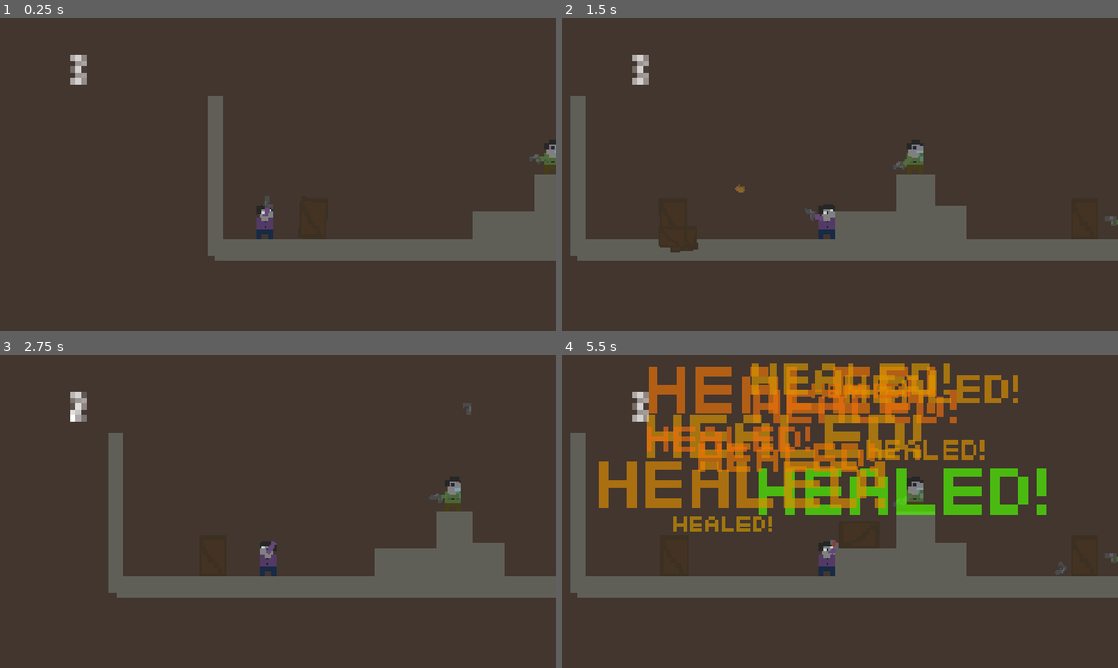
Above: before the commit, frames 1-4 (two rows, left to right).
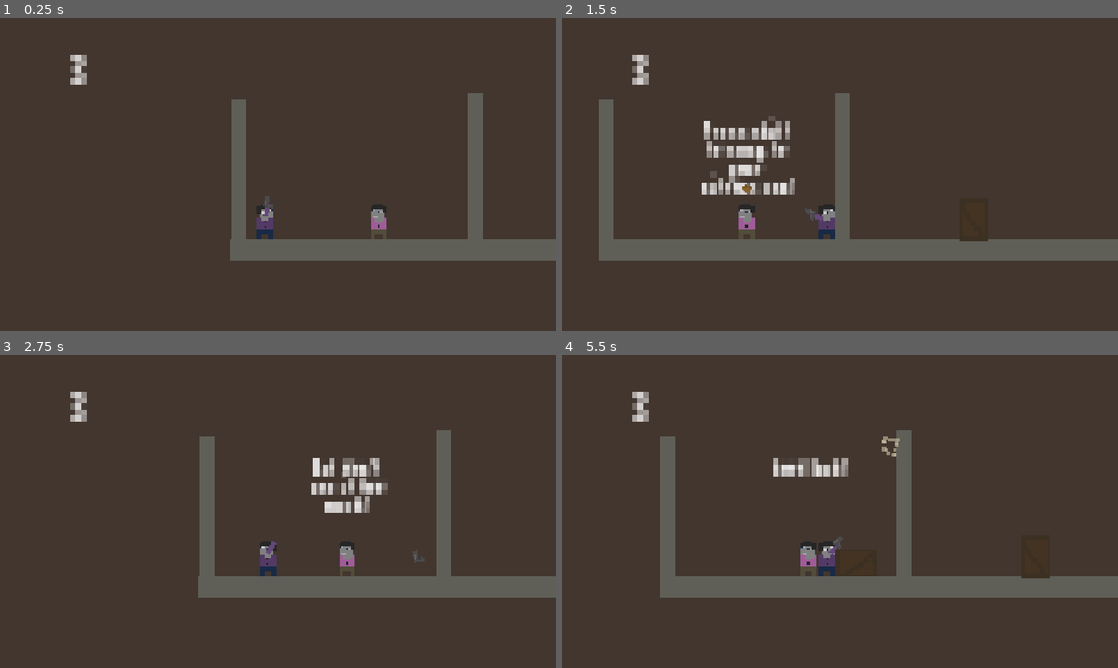
Above: after the commit, the same moments.

Repository: sawyergrimm/STGrimmFOGPII
Game: Godot game, scene res://Assets/Scenes/MainTest.tscn
Same seed, same stepped clock (60 frames per second), same inputs: the game is played once before the commit and once after it.
Inputs (mouse positions are in pixels of both pictures, inside the frame that each line leads up to):
- Up to frame 1 (0.25 s): no input
- Up to frame 2 (1.5 s): tap Enter (ui_accept) at 0.5, 0.77 s; move the mouse to (962, 158) at 0.52 s; hold D (ui_right) from 0.53 s (still down); tap E (Interact, bound only after the commit) at 0.6 s; click (962, 158) at 0.67 s; move the mouse to (728, 190) at 1.27 s; click (728, 190) at 1.35 s
- Up to frame 3 (2.75 s): tap Enter (ui_accept) at 1.52, 2 s; tap E (Interact, bound only after the commit) at 1.55, 2.3 s; move the mouse to (333, 442) at 2.02 s; release D (ui_right) at 2.03 s; hold A (ui_left) from 2.03 s (still down); right-click (333, 442) at 2.1 s
- Up to frame 4 (5.5 s): move the mouse to (812, 574) at 2.77 s; release A (ui_left) at 2.78 s; hold D (ui_right) 2.78-4.28 s; tap Shift (Shift) at 2.85 s; click (812, 574) at 2.92 s; tap Enter (ui_accept) at 3.02, 3.5, 3.77, 4.52 s; tap E (Interact, bound only after the commit) at 3.05, 3.8, 4.35, 5.3 s; move the mouse to (1006, 558) at 3.52 s; tap B (SpawnBlock) at 3.6 s; move the mouse to (673, 464) at 4.27 s; hold A (ui_left) 4.28-5.03 s; move the mouse to (867, 511) at 5.02 s; hold D (ui_right) from 5.03 s (still down); tap F at 5.1 s; click (867, 511) at 5.17 s

The runs differ from the first frame. In frame 1, 5.8% of the frame differs, in the area x 37-100%, y 24-78%; in frame 2, 9.2%; in frame 3, 8.4%; in frame 4, 26%, in the area x 1-100%, y 2-78%.

Commit message:
Started adding an NPC with tutorial dialogue

Diff:
--- /dev/null
+++ b/Whippets/Assets/Animations/PlayerAnimations.tres
@@ -0,0 +1,44 @@
+[gd_resource type="SpriteFrames" format=3 uid="uid://io0gexi7uno4"]
+
+[ext_resource type="Texture2D" uid="uid://cmgqhkhq4nn5k" path="res://Assets/Sprites/Player/MCNuetral.png" id="1_6y0eu"]
+[ext_resource type="Texture2D" uid="uid://pfy3bjku2jyv" path="res://Assets/Sprites/Player/MCSlightlyRaised.png" id="2_vau4j"]
+[ext_resource type="Texture2D" uid="uid://fepv83bn4oqt" path="res://Assets/Sprites/Player/MCRaised.png" id="3_1vhl7"]
+[ext_resource type="Texture2D" uid="uid://d4dc2qqyxnno" path="res://Assets/Sprites/Player/MCRun1.png" id="4_d1ld8"]
+[ext_resource type="Texture2D" uid="uid://c0ni3llbuu36j" path="res://Assets/Sprites/Player/MCRUN2.png" id="5_i4d0u"]
+
+[resource]
+animations = [{
+"frames": [{
+"duration": 1.0,
+"texture": ExtResource("1_6y0eu")
+}, {
+"duration": 1.0,
+"texture": ExtResource("2_vau4j")
+}, {
+"duration": 1.0,
+"texture": ExtResource("3_1vhl7")
+}, {
+"duration": 1.0,
+"texture": ExtResource("2_vau4j")
+}],
+"loop": true,
+"name": &"default",
+"speed": 4.0
+}, {
+"frames": [{
+"duration": 1.0,
+"texture": ExtResource("4_d1ld8")
+}, {
+"duration": 1.0,
+"texture": ExtResource("2_vau4j")
+}, {
+"duration": 1.0,
+"texture": ExtResource("5_i4d0u")
+}, {
+"duration": 1.0,
+"texture": ExtResource("2_vau4j")
+}],
+"loop": false,
+"name": &"run",
+"speed": 8.0
+}]
--- a/Whippets/Assets/Scenes/MainTest.tscn
+++ b/Whippets/Assets/Scenes/MainTest.tscn
@@ -1,12 +1,13 @@
 [gd_scene format=3 uid="uid://qwi8jnsequco"]
 
-[ext_resource type="Script" uid="uid://bpigpvc7wyfnw" path="res://Assets/Scenes/camera.gd" id="1_lcn8a"]
+[ext_resource type="Script" uid="uid://bpigpvc7wyfnw" path="res://Assets/Scripts/camera.gd" id="1_lcn8a"]
 [ext_resource type="PackedScene" uid="uid://bfynioi2u4m1j" path="res://Assets/Scenes/player.tscn" id="2_xtw1p"]
 [ext_resource type="PackedScene" uid="uid://cox0r1fec6qg8" path="res://Assets/UI/HealthUI.tscn" id="2_y2r1x"]
 [ext_resource type="PackedScene" uid="uid://c6nhnodtqtkoi" path="res://Assets/Scenes/box.tscn" id="4_vui52"]
 [ext_resource type="PackedScene" uid="uid://lj6w3cno355e" path="res://Assets/Particles/BulletImpact.tscn" id="5_2m525"]
 [ext_resource type="PackedScene" uid="uid://chew1vrb0i27d" path="res://Assets/Scenes/geometry.tscn" id="5_ukkq0"]
 [ext_resource type="PackedScene" uid="uid://by7btwk25kfo6" path="res://Assets/Scenes/enemy.tscn" id="6_vb6gr"]
+[ext_resource type="PackedScene" uid="uid://bnmy5emtfhb7f" path="res://Assets/Scenes/npc.tscn" id="8_y2r1x"]
 
 [node name="Node2D" type="Node2D" unique_id=626639715]
 
@@ -48,7 +49,15 @@
 scale = Vector2(0.3199951, 4.2000017)
 
 [node name="Geometry6" parent="." unique_id=433952478 instance=ExtResource("5_ukkq0")]
-position = Vector2(-58.000004, -27)
+position = Vector2(-175, -26)
+scale = Vector2(0.39999998, 4.2799997)
+
+[node name="Geometry9" parent="." unique_id=1409594605 instance=ExtResource("5_ukkq0")]
+position = Vector2(-118, 5)
+scale = Vector2(7.5599995, 0.59999967)
+
+[node name="Geometry10" parent="." unique_id=769351696 instance=ExtResource("5_ukkq0")]
+position = Vector2(-73.00001, -29)
 scale = Vector2(0.39999998, 4.2799997)
 
 [node name="Geometry7" parent="." unique_id=1468697275 instance=ExtResource("5_ukkq0")]
@@ -76,4 +85,7 @@
 position = Vector2(406, -26)
 
 [node name="Player" parent="." unique_id=206405271 instance=ExtResource("2_xtw1p")]
-position = Vector2(-36, -12)
+position = Vector2(-163, -10)
+
+[node name="NPC" parent="." unique_id=2139562292 instance=ExtResource("8_y2r1x")]
+position = Vector2(-115, -8)
--- a/Whippets/Assets/Scenes/box.tscn
+++ b/Whippets/Assets/Scenes/box.tscn
@@ -1,7 +1,7 @@
 [gd_scene format=3 uid="uid://c6nhnodtqtkoi"]
 
 [ext_resource type="Texture2D" uid="uid://33wvqnux5pr7" path="res://Assets/Sprites/Misc/box.png" id="1_g2tbl"]
-[ext_resource type="Script" uid="uid://c2a68yaqfldp6" path="res://Assets/Scenes/box.gd" id="1_vpanj"]
+[ext_resource type="Script" uid="uid://c2a68yaqfldp6" path="res://Assets/Scripts/box.gd" id="1_vpanj"]
 
 [sub_resource type="RectangleShape2D" id="RectangleShape2D_oq5cr"]
 size = Vector2(12, 18)
--- a/Whippets/Assets/Scenes/enemy.tscn
+++ b/Whippets/Assets/Scenes/enemy.tscn
@@ -29,7 +29,7 @@
 [ext_resource type="AudioStream" uid="uid://dne7kapfkhv8b" path="res://Assets/Audio/GunSounds/throw7.ogg" id="26_hav80"]
 [ext_resource type="AudioStream" uid="uid://c3k51ggdfyd6r" path="res://Assets/Audio/GunSounds/throw8.ogg" id="27_epbfg"]
 [ext_resource type="Texture2D" uid="uid://ddwe72wn1aata" path="res://Assets/Sprites/Enemy/enemyGunarm.png" id="28_lug4b"]
-[ext_resource type="Script" uid="uid://lrvea8admmkt" path="res://Assets/Scenes/enemyGunarm.gd" id="29_cup26"]
+[ext_resource type="Script" uid="uid://lrvea8admmkt" path="res://Assets/Scripts/enemyGunarm.gd" id="29_cup26"]
 
 [sub_resource type="PhysicsMaterial" id="PhysicsMaterial_2g0jp"]
 
--- a/Whippets/Assets/Scenes/gun.tscn
+++ b/Whippets/Assets/Scenes/gun.tscn
@@ -1,6 +1,6 @@
 [gd_scene format=3 uid="uid://d0pa61ooqw5tp"]
 
-[ext_resource type="Script" uid="uid://bmrdhj82omq4i" path="res://Assets/Scenes/gun.gd" id="1_ytuk4"]
+[ext_resource type="Script" uid="uid://bmrdhj82omq4i" path="res://Assets/Scripts/gun.gd" id="1_ytuk4"]
 [ext_resource type="Texture2D" uid="uid://ivl5fxvtmbnk" path="res://Assets/Sprites/Player/gun.png" id="3_7i8lu"]
 [ext_resource type="AudioStream" uid="uid://cwyan58w8n3pu" path="res://Assets/Audio/GunSounds/reload.ogg" id="4_4vdip"]
 [ext_resource type="Texture2D" uid="uid://jrr2ujqm07nx" path="res://Assets/Sprites/Player/shinygun.png" id="4_imqm0"]
--- /dev/null
+++ b/Whippets/Assets/Scenes/npc.tscn
@@ -0,0 +1,56 @@
+[gd_scene format=3 uid="uid://bnmy5emtfhb7f"]
+
+[ext_resource type="Texture2D" uid="uid://bmw5qr6sah0x6" path="res://Assets/Sprites/NPC/NPC1.png" id="1_8n6a7"]
+[ext_resource type="Script" uid="uid://cfjs4temr0cnq" path="res://Assets/Scripts/npc.gd" id="1_peea3"]
+[ext_resource type="FontFile" uid="uid://dseg70yhhwmxi" path="res://Assets/UI/Ithaca-LVB75.ttf" id="3_7a58h"]
+
+[sub_resource type="RectangleShape2D" id="RectangleShape2D_whs0s"]
+
+[sub_resource type="SpriteFrames" id="SpriteFrames_s4fm6"]
+animations = [{
+"frames": [{
+"duration": 1.0,
+"texture": ExtResource("1_8n6a7")
+}],
+"loop": true,
+"name": &"default",
+"speed": 5.0
+}]
+
+[node name="NPC" type="Area2D" unique_id=2139562292]
+z_index = -1
+script = ExtResource("1_peea3")
+
+[node name="CollisionShape2D" type="CollisionShape2D" parent="." unique_id=1384781313]
+shape = SubResource("RectangleShape2D_whs0s")
+
+[node name="AnimatedSprite2D" type="AnimatedSprite2D" parent="." unique_id=1033076907]
+texture_filter = 1
+sprite_frames = SubResource("SpriteFrames_s4fm6")
+flip_h = true
+
+[node name="TutorialText" type="Label" parent="." unique_id=467703440]
+texture_filter = 1
+offset_left = -19.0
+offset_top = -43.0
+offset_right = 21.0
+offset_bottom = -20.0
+theme_override_constants/line_spacing = -2
+theme_override_fonts/font = ExtResource("3_7a58h")
+theme_override_font_sizes/font_size = 10
+text = "Yo!"
+horizontal_alignment = 1
+autowrap_mode = 3
+
+[node name="Label" type="Label" parent="TutorialText" unique_id=1889247806]
+layout_mode = 0
+offset_left = 10.0
+offset_top = 15.0
+offset_right = 170.0
+offset_bottom = 38.0
+scale = Vector2(0.12066702, 0.19807667)
+theme_override_fonts/font = ExtResource("3_7a58h")
+text = "press e to hear more"
+horizontal_alignment = 1
+
+[connection signal="body_entered" from="." to="." method="_on_body_entered"]
--- a/Whippets/Assets/Scenes/player.tscn
+++ b/Whippets/Assets/Scenes/player.tscn
@@ -1,16 +1,12 @@
 [gd_scene format=3 uid="uid://bfynioi2u4m1j"]
 
-[ext_resource type="Texture2D" uid="uid://cmgqhkhq4nn5k" path="res://Assets/Sprites/Player/MCNuetral.png" id="1_4flbx"]
 [ext_resource type="Script" uid="uid://d2xxlsbk5fxgc" path="res://Assets/Scripts/player.gd" id="1_hqtel"]
-[ext_resource type="Texture2D" uid="uid://pfy3bjku2jyv" path="res://Assets/Sprites/Player/MCSlightlyRaised.png" id="2_i3pqv"]
 [ext_resource type="PackedScene" uid="uid://dc6n8utdfmnjy" path="res://Assets/Scenes/bullet.tscn" id="2_jm5j8"]
-[ext_resource type="Texture2D" uid="uid://fepv83bn4oqt" path="res://Assets/Sprites/Player/MCRaised.png" id="2_onrkg"]
 [ext_resource type="PackedScene" uid="uid://c6nhnodtqtkoi" path="res://Assets/Scenes/box.tscn" id="3_5lpyi"]
 [ext_resource type="PackedScene" uid="uid://d0pa61ooqw5tp" path="res://Assets/Scenes/gun.tscn" id="4_fupf5"]
-[ext_resource type="Texture2D" uid="uid://d4dc2qqyxnno" path="res://Assets/Sprites/Player/MCRun1.png" id="5_dw050"]
 [ext_resource type="Texture2D" uid="uid://rcwwnc68g28m" path="res://Assets/Sprites/Player/gunarm.png" id="5_sweqy"]
+[ext_resource type="SpriteFrames" uid="uid://io0gexi7uno4" path="res://Assets/Animations/PlayerAnimations.tres" id="5_vjh5i"]
 [ext_resource type="Script" uid="uid://cucc85jjclhl8" path="res://Assets/Scripts/gunarm.gd" id="6_2hs0m"]
-[ext_resource type="Texture2D" uid="uid://c0ni3llbuu36j" path="res://Assets/Sprites/Player/MCRUN2.png" id="6_b26j0"]
 [ext_resource type="AudioStream" uid="uid://cr3cr4tbaka3p" path="res://Assets/Audio/GunSounds/shot1.ogg" id="9_u1c27"]
 [ext_resource type="AudioStream" uid="uid://bobvqcwhsyw8b" path="res://Assets/Audio/GunSounds/shot2.ogg" id="10_op7ga"]
 [ext_resource type="AudioStream" uid="uid://bgx705u7rdlq0" path="res://Assets/Audio/GunSounds/shot3.ogg" id="11_q13i1"]
@@ -41,43 +37,6 @@
 [ext_resource type="AudioStream" uid="uid://d3465o6n3nij4" path="res://Assets/Audio/GunSounds/catch4.ogg" id="39_c0qrj"]
 [ext_resource type="AudioStream" uid="uid://dymcdh2t0xru4" path="res://Assets/Audio/Misc/whippet.ogg" id="40_r5ifs"]
 [ext_resource type="Gradient" uid="uid://qvli3x6hw0rl" path="res://Assets/Colors/grayscaleFade.tres" id="41_tk7rj"]
-
-[sub_resource type="SpriteFrames" id="SpriteFrames_i3pqv"]
-animations = [{
-"frames": [{
-"duration": 1.0,
-"texture": ExtResource("1_4flbx")
-}, {
-"duration": 1.0,
-"texture": ExtResource("2_i3pqv")
-}, {
-"duration": 1.0,
-"texture": ExtResource("2_onrkg")
-}, {
-"duration": 1.0,
-"texture": ExtResource("2_i3pqv")
-}],
-"loop": true,
-"name": &"default",
-"speed": 4.0
-}, {
-"frames": [{
-"duration": 1.0,
-"texture": ExtResource("5_dw050")
-}, {
-"duration": 1.0,
-"texture": ExtResource("2_i3pqv")
-}, {
-"duration": 1.0,
-"texture": ExtResource("6_b26j0")
-}, {
-"duration": 1.0,
-"texture": ExtResource("2_i3pqv")
-}],
-"loop": false,
-"name": &"run",
-"speed": 8.0
-}]
 
 [sub_resource type="CapsuleShape2D" id="CapsuleShape2D_i3pqv"]
 radius = 3.0
@@ -139,7 +98,7 @@
 
 [node name="AnimatedSprite2D" type="AnimatedSprite2D" parent="." unique_id=373928593]
 texture_filter = 1
-sprite_frames = SubResource("SpriteFrames_i3pqv")
+sprite_frames = ExtResource("5_vjh5i")
 animation = &"run"
 autoplay = "default"
 frame = 3
--- /dev/null
+++ b/Whippets/Assets/Scripts/npc.gd
@@ -0,0 +1,22 @@
+extends Area2D
+
+var interactable = false
+var interactCount = 0
+var textArray = ["Yo!", "Press shift to swap to your nitrous can!", "Left click to use that to heal", "But don't use it too much!", "Right click to throw your gun!", "If you hit an enemy with your gun...", "You reload!", "Good luck!", ""]
+func _ready():
+	$TutorialText.visible = false
+
+func _on_body_entered(body):
+	if body.name == "Player":
+		$TutorialText.visible = true
+		interactable = true
+	pass
+
+func _physics_process(delta: float) -> void:
+	$TutorialText.text = textArray[interactCount]
+	if Input.is_action_just_pressed("Interact"):
+		$TutorialText/Label.visible = false
+		interactCount += 1
+	if interactCount == 8:
+
+		queue_free()
--- a/Whippets/project.godot
+++ b/Whippets/project.godot
@@ -80,6 +80,11 @@
 "events": [Object(InputEventKey,"resource_local_to_scene":false,"resource_name":"","device":-1,"window_id":0,"alt_press …(195 unchanged characters)…
 ]
 }
+Interact={
+"deadzone": 0.2,
+"events": [Object(InputEventKey,"resource_local_to_scene":false,"resource_name":"","device":-1,"window_id":0,"alt_pressed":false,"shift_pressed":false,"ctrl_pressed":false,"meta_pressed":false,"pressed":false,"keycode":0,"physical_keycode":69,"key_label":0,"unicode":101,"location":0,"echo":false,"script":null)
+]
+}
 
 [physics]
 
Renamed: Whippets/Assets/Scenes/box.gd -> Whippets/Assets/Scripts/box.gd
Renamed: Whippets/Assets/Scenes/box.gd.uid -> Whippets/Assets/Scripts/box.gd.uid
Renamed: Whippets/Assets/Scenes/camera.gd -> Whippets/Assets/Scripts/camera.gd
Renamed: Whippets/Assets/Scenes/camera.gd.uid -> Whippets/Assets/Scripts/camera.gd.uid
Renamed: Whippets/Assets/Scenes/enemyGunarm.gd -> Whippets/Assets/Scripts/enemyGunarm.gd
Renamed: Whippets/Assets/Scenes/enemyGunarm.gd.uid -> Whippets/Assets/Scripts/enemyGunarm.gd.uid
Renamed: Whippets/Assets/Scenes/gun.gd -> Whippets/Assets/Scripts/gun.gd
Renamed: Whippets/Assets/Scenes/gun.gd.uid -> Whippets/Assets/Scripts/gun.gd.uid
Not shown, added: Whippets/Assets/Scripts/npc.gd.uid
Binary file added: Whippets/Assets/Sprites/NPC/NPC1.png
Not shown, added: Whippets/Assets/Sprites/NPC/NPC1.png.import
Not shown, changed: Whippets/export_presets.cfg
